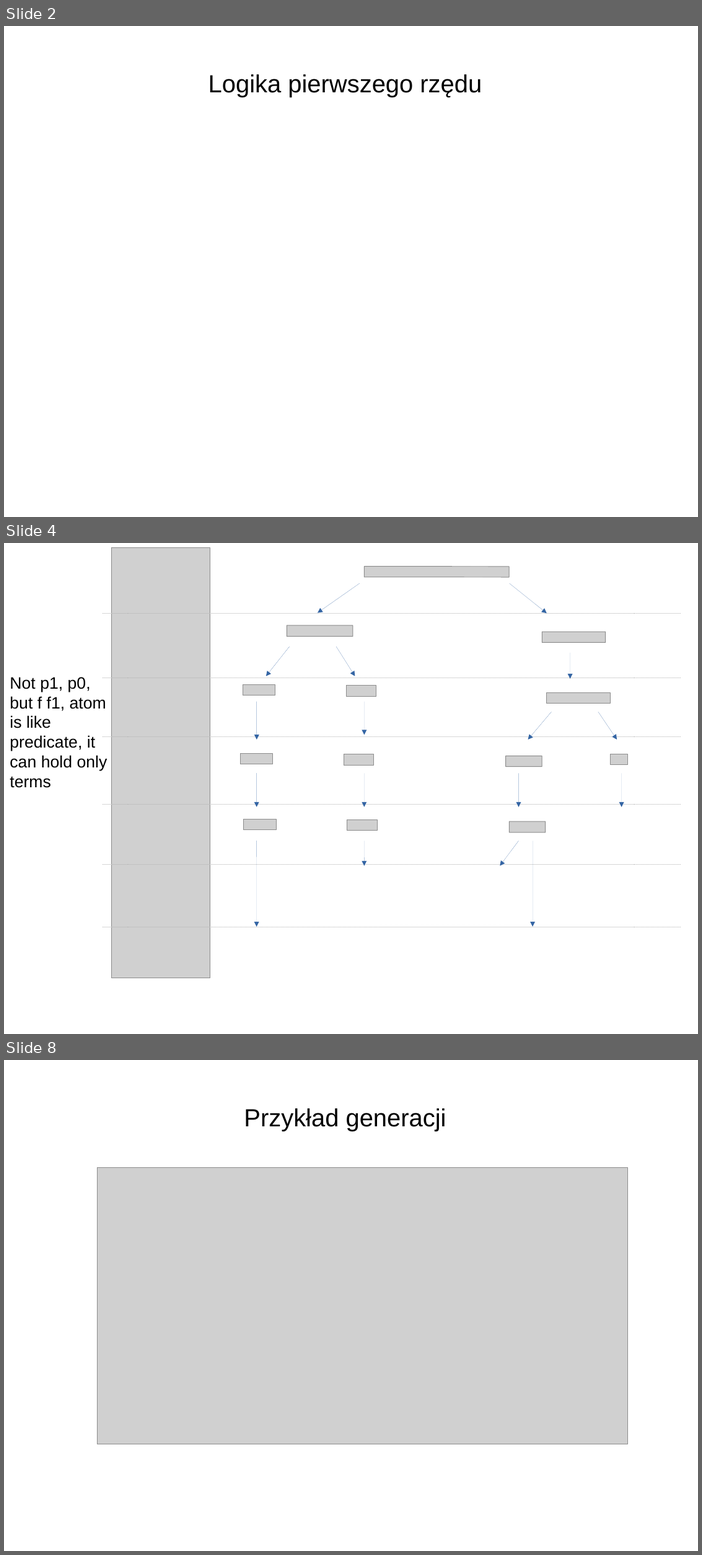
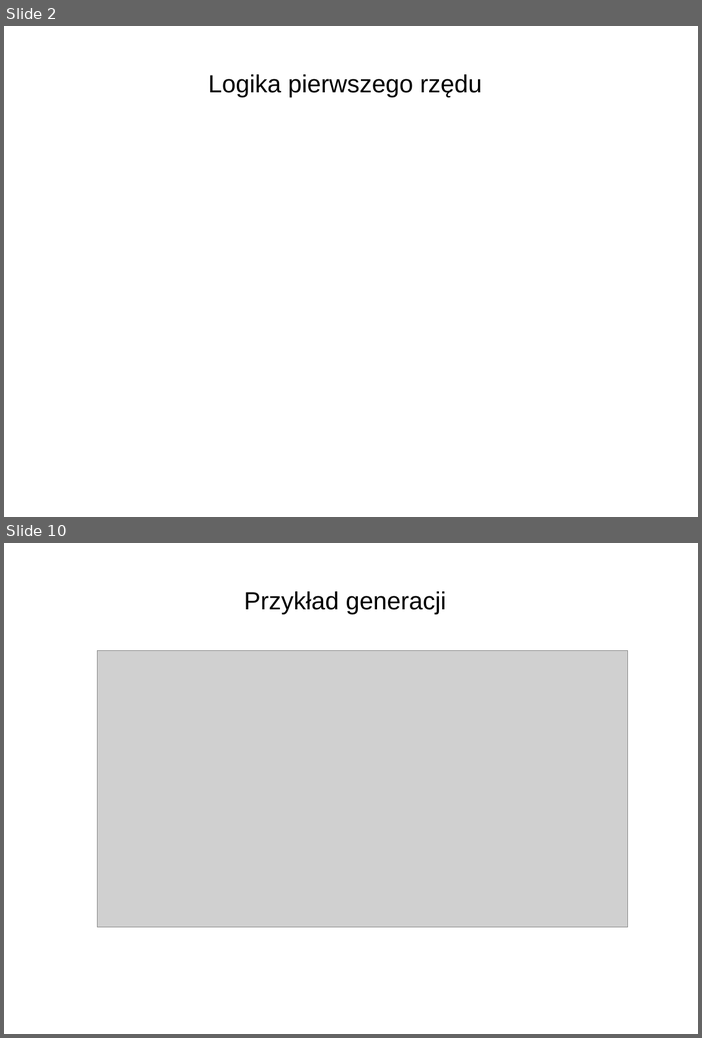
Before and after one commit to Mateusz-Grzelinski/set-research-documentation, a slide deck: bachelor.odp. Shown one above the other, each under a label of ours: slides 2, 4 and 8 before the commit, slides 2 and 10 after it; the slides between them are not shown. The pictures are 702x1555 and 702x1038 pixels, drawn with LibreOffice and Linux fonts; fonts in the diff are those of the drawing; grey boxes stand for pictures; background and template pictures are left out. Boxes give left, top, right and bottom in pixels: in the first picture for what was removed or moved away, otherwise in the second. Text is boxed around its words. In the diff, an @@ line names an element or a change of style, - is before the commit and + after.

```diff
--- a/bachelor.odp
+++ b/bachelor.odp
@@ slide 4 removed at [4,543,698,1034], background picture (left out) @@
@@ table removed at [102,548,681,993], 7 rows, 2 columns @@
- | 
- | 
- | 
- | 
- | 
- | 
- | 
@@ picture removed at [112,548,210,979] @@
@@ picture removed at [364,566,509,577] @@
@@ arrow removed from (360, 583) to (318, 612) @@
@@ arrow removed from (510, 583) to (546, 613) @@
@@ picture removed at [287,625,353,637] @@
@@ picture removed at [543,632,606,642] @@
@@ arrow removed from (289, 647) to (266, 676) @@
@@ arrow removed from (336, 647) to (356, 676) @@
@@ arrow removed from (571, 653) to (571, 679) @@
@@ text removed at [10,677,108,788] @@
-Not p1, p0, but f f1, atom is like predicate, it can hold only terms
@@ picture removed at [243,684,276,696] @@
@@ picture removed at [346,685,376,696] @@
@@ arrow removed from (257, 702) to (257, 740) @@
@@ arrow removed from (364, 702) to (364, 735) @@
@@ picture removed at [546,693,610,704] @@
@@ arrow removed from (551, 712) to (529, 740) @@
@@ arrow removed from (599, 712) to (618, 740) @@
@@ picture removed at [241,753,273,764] @@
@@ picture removed at [344,754,374,766] @@
@@ picture removed at [506,756,542,767] @@
@@ picture removed at [610,754,628,765] @@
@@ arrow removed from (257, 773) to (257, 807) @@
@@ arrow removed from (364, 773) to (364, 807) @@
@@ arrow removed from (519, 774) to (519, 807) @@
@@ arrow removed from (622, 774) to (622, 807) @@
@@ picture removed at [243,820,276,830] @@
@@ picture removed at [347,820,377,831] @@
@@ picture removed at [509,822,546,833] @@
@@ arrow removed from (257, 841) to (257, 927) @@
@@ arrow removed from (364, 841) to (364, 866) @@
@@ arrow removed from (519, 841) to (501, 866) @@
@@ arrow removed from (533, 841) to (533, 927) @@
@@ what was slide 8 is now slide 10 @@
```
Also in this commit, not shown: 2 slides changed, 5 slides added, 2 other slides removed, 17 other files.
